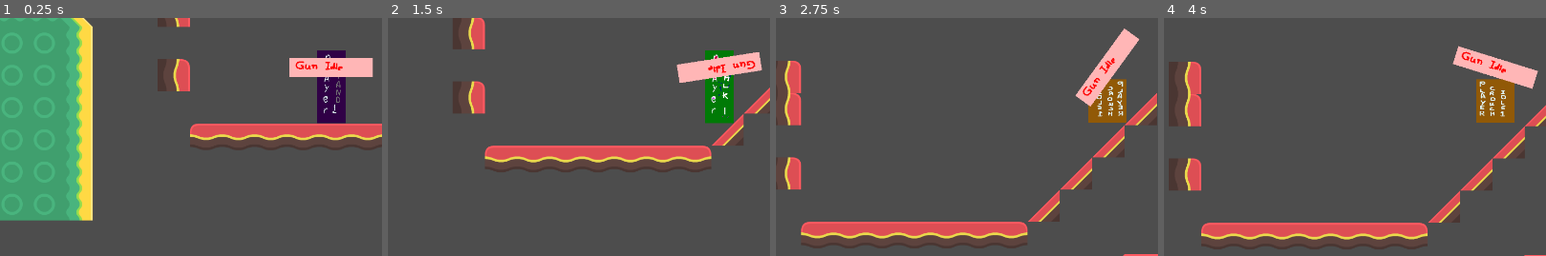
Above: before the commit, frames 1-4 (left to right).
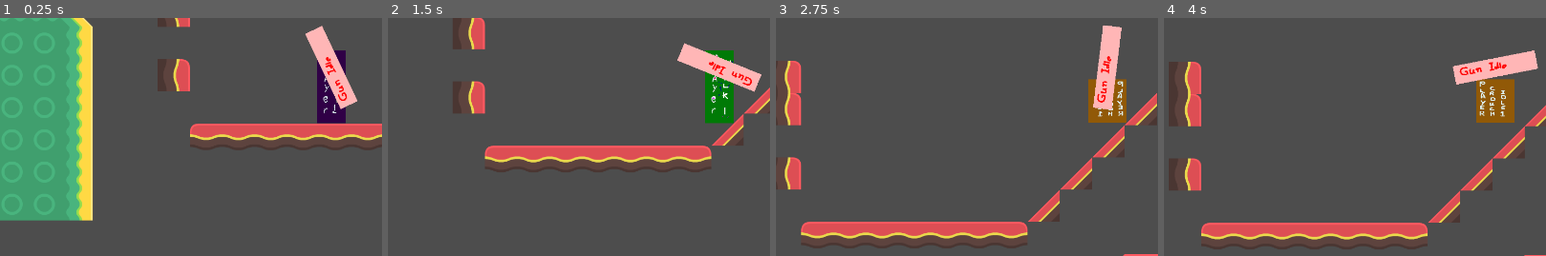
Above: after the commit, the same moments.

Repository: haruo-gabriel/portal2d
Game: Godot game, scene res://Scenes/Main/main.tscn
Same seed, same stepped clock (60 frames per second), same inputs: the game is played once before the commit and once after it.
Inputs (mouse positions are % of the whole screen's width and height, from its top left):
- Up to frame 1 (0.25 s): no input
- Up to frame 2 (1.5 s): move the mouse to (72, 45) at 0.52 s; hold Shift (crouch) 0.53-1.28 s; hold D (move_right) from 0.53 s (still down); tap Space (jump) at 0.77 s; move the mouse to (30, 55) at 1.27 s; click (30, 55) at 1.35 s
- Up to frame 3 (2.75 s): tap Space (jump) at 1.52 s; move the mouse to (60, 28) at 2.02 s; release D (move_right) at 2.03 s; hold A (move_left) from 2.03 s (still down); hold Shift (crouch) from 2.03 s (still down)
- Up to frame 4 (4 s): move the mouse to (45, 70) at 2.77 s; release A (move_left) at 2.78 s; release Shift (crouch) at 2.78 s; hold D (move_right) from 2.78 s (still down); click (45, 70) at 2.85 s; tap Space (jump) at 3.02, 3.77 s; move the mouse to (80, 65) at 3.52 s; hold Shift (crouch) from 3.53 s (still down)
The pictures show only the part of the screen within x 7-57%, y 40-90%; the shares and areas given below are measured in that part.

The runs differ from the first frame. In frame 1, 2.8% of the frame differs, in the area x 75-98%, y 3-39%; in frame 2, 2.2%; in frame 3, 2.1%; in frame 4, 2.1%.

Commit message:
Removing the extra gun sprite

Diff:
--- a/godot project/Scenes/Player/Scripts/player.gd
+++ b/godot project/Scenes/Player/Scripts/player.gd
@@ -11,6 +11,8 @@
 @onready var portal_caster = $PortalCaster
 
 @onready var game_constants: GameConstants = load("res://Scripts/Resources/game_constants.tres")
+
+var player_center: Vector2
 
 func shoot() -> void:
 
@@ -26,7 +28,7 @@
 
 func set_angle() -> void:
 
-	var difference: Vector2 = get_global_mouse_position() - (global_position + constants.PLAYER_CENTER)
+	var difference: Vector2 = get_global_mouse_position() - (global_position + player_center)
 
 	if difference:
 		stats.angle = atan2(difference.y, difference.x)
@@ -79,6 +81,8 @@
 	stats.position = position
 	stats.velocity = velocity
 
+	player_center = Vector2(100, 100)
+
 func _process(_delta: float) -> void:
 
 	stats.is_on_floor = is_on_floor()
--- a/godot project/Scenes/Player/player.tscn
+++ b/godot project/Scenes/Player/player.tscn
@@ -211,12 +211,6 @@
 texture = ExtResource("3_swsmt")
 script = ExtResource("5_1wtye")
 
-[node name="GunSprite2" type="Sprite2D" parent="."]
-position = Vector2(0, -111)
-scale = Vector2(0.825, 0.74)
-texture = ExtResource("3_swsmt")
-script = ExtResource("5_1wtye")
-
 [node name="MainHitbox" type="CollisionShape2D" parent="."]
 position = Vector2(-0.500001, -72)
 scale = Vector2(0.783, 1)
